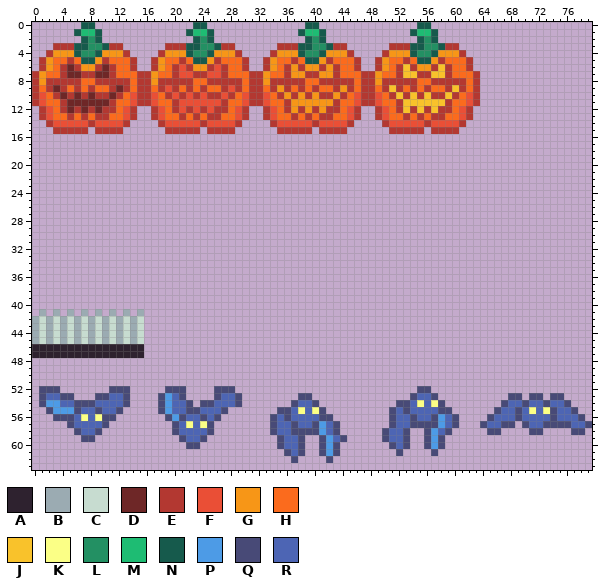
One commit to this pixel-art file: assets/sprites/obstacles.aseprite. Above is the file before it was changed.
80x64 pixels, 1 frame. The old version is drawn lined up with the new one.
Palette (. is transparent): A #2e222f  B #9babb2  C #c7dcd0  D #6e2727  E #b33831  F #ea4f36  G #f79617  H #fb6b1d  J #f9c22b  K #fbff86  L #239063  M #1ebc73  N #165a4c  P #4d9be6  Q #484a77  R #4d65b4
Pixels before (only the part around the change), first column x 1:
15 ..EEEEE.EEEE......EEEEE.EEEE....
16 ................................
17 ................................
18 ................................
19 ................................
20 ................................
21 ................................
22 ................................
23 ................................
24 ................................
25 ................................
26 ................................
27 ................................
28 ................................
29 ................................
30 ................................
31 ................................
32 ................................
33 ................................
34 ................................
35 ................................
36 ................................
37 ................................
38 ................................
39 ................................
Now the later version:
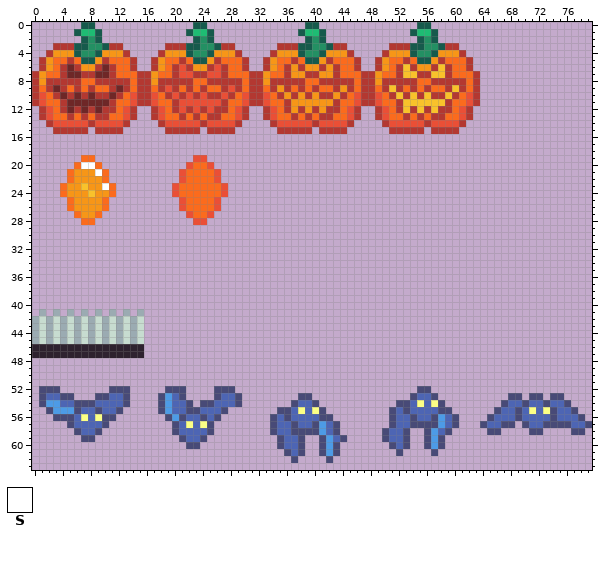
Colours new in this view: S #ffffff
Change:
drawings rearranged on the sheet (the old picture shows each at its new place)
Colour F is added in row 19 at x 23 to 24; in row 20 at x 22 and 25; in rows 21 to 22 at x 21 and 26; in rows 23 to 24 at x 20 and 27; in rows 25 to 26 at x 21 and 26; in row 27 at x 22 and 25.
Colour F is added in row 28 at x 23 to 24.
Colour G is added in row 21 at x 6 to 8; in row 22 at x 6 to 9; in row 23 at x 5 to 6 and 8 to 9; in row 24 at x 5 to 7 and 9 to 10; in rows 25 to 26 at x 6 to 9; in row 27 at x 7 to 8.
Colour H is added in row 19 at x 7 to 8; in row 20 at x 6, 9 and 23 to 24; in rows 21 to 22 at x 5, 10 and 22 to 25; in rows 23 to 24 at x 4, 11 and 21 to 26; in rows 25 to 26 at x 5, 10 and 22 to 25; in row 27 at x 6, 9 and 23 to 24.
Colour H is added in row 28 at x 7 to 8.
Colour J is added in row 23 at x 7; in row 24 at x 8.
Colour S is added in row 20 at x 7 to 8; in row 21 at x 9; in row 23 at x 10.
Changed places in both pictures, as pixel boxes (x1, y1, x2, y2):
added: (60, 155, 116, 225)
added: (172, 155, 228, 225)
